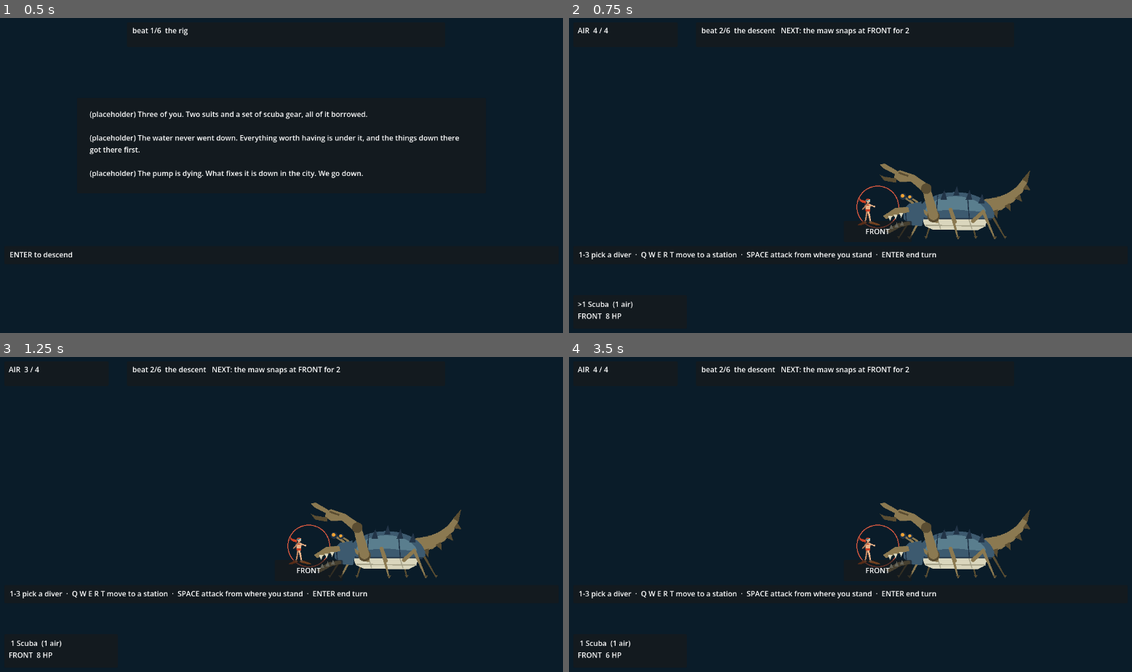
Above: before the commit, frames 1-4 (two rows, left to right).
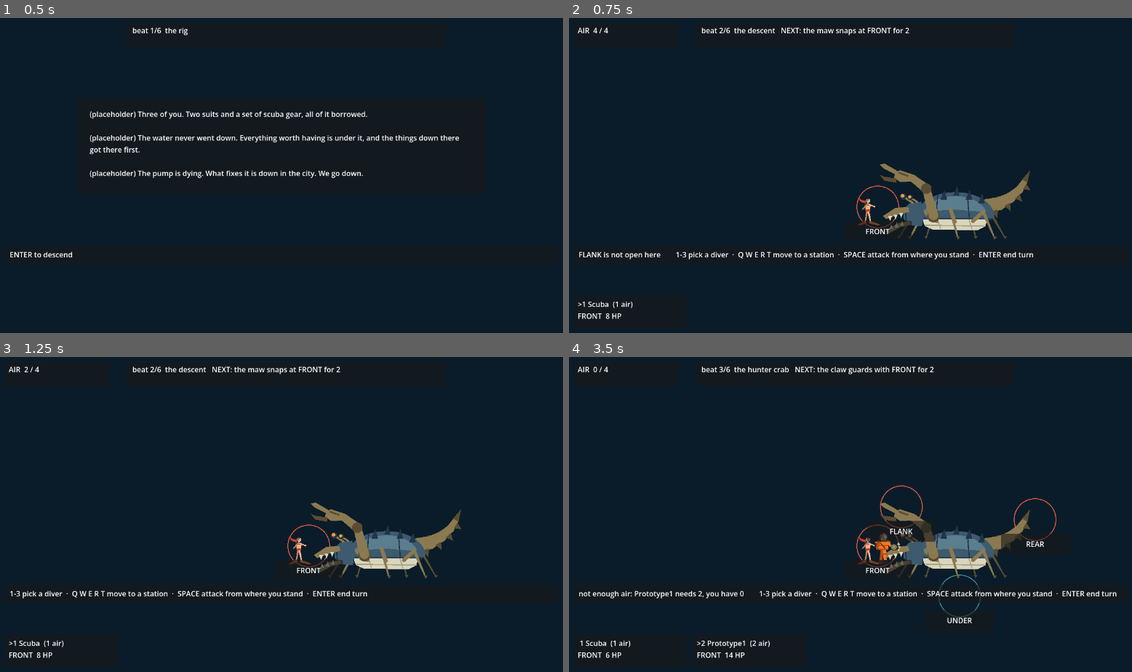
Above: after the commit, the same moments.

Repository: ImmortalDemonGod/salvage
Game: Godot game, scene res://game/main.tscn
Same seed, same stepped clock (60 frames per second), same inputs: the game is played once before the commit and once after it.
Inputs:
- Up to frame 1 (0.5 s): no input
- Up to frame 2 (0.75 s): tap Enter at 0.5 s; hold W from 0.53 s (still down); tap 1 at 0.6 s
- Up to frame 3 (1.25 s): keep holding W; tap Space at 0.77, 1.07 s; tap 2 at 0.8 s
- Up to frame 4 (3.5 s): tap Space at 1.25, 1.52, 1.82, 2.75, 3.02, 3.32 s; release W at 1.28 s; tap 2 at 1.35 s; tap 3 at 1.55, 2.1 s; tap Enter at 2 s; hold W from 2.03 s (still down); tap Q at 2.3, 2.85 s; tap E at 3.05 s

Frame 1 is identical in both runs. In frame 2, 0.9% of the frame differs, in the area x 1-83%, y 74-77%; in frame 3, 0.1%; in frame 4, 2.5%, in the area x 1-98%, y 3-96%.

Commit message:
Refused inputs say why, and selection is clamped to the party present

Diff:
--- a/game/main.gd
+++ b/game/main.gd
@@ -35,6 +35,7 @@
 var ui_intent: Label
 var ui_help: Label
 var ui_scene: Label
+var refusal := ""
 
 func _ready() -> void:
 	run = Run.new()
@@ -128,6 +129,13 @@
 	ui_help.offset_left = 12; ui_help.offset_right = -12
 	ui_help.offset_top = 7; ui_help.offset_bottom = -7
 	help_panel.add_child(ui_help)
+
+# Selecting a diver who is not on this dive left NOBODY selected: the party
+# is content and changes per beat, so the index has to be clamped to it.
+func _select(i: int) -> void:
+	if combat == null:
+		return
+	selected = clampi(i, 0, combat.divers.size() - 1)
 
 func _refresh() -> void:
 	if run.puzzle != null:
@@ -199,18 +207,38 @@
 		var mark := ">" if i == selected else " "
 		var state := "DOWN" if d.down else "%s  %d HP" % [Combat.STATION_NAMES[d.station], d.hp]
 		card.get_node("label").text = "%s%d %s  (%d air)\n%s" % [mark, i + 1, d.dname, d.cost, state]
-	ui_help.text = "1-3 pick a diver  ·  Q W E R T move to a station  ·  SPACE attack from where you stand  ·  ENTER end turn"
+	ui_help.text = (refusal + "        ") if refusal != "" else ""
+	ui_help.text += "1-3 pick a diver  ·  Q W E R T move to a station  ·  SPACE attack from where you stand  ·  ENTER end turn"
 	queue_redraw()
 
 # ---- the player's door. The bot calls these same Combat methods. -------
+# A refused input must say WHY. Silence is how a player concludes the game
+# is broken rather than that they cannot afford the action.
 func player_attack() -> bool:
 	var ok := combat.act_attack(selected)
-	if ok: _after()
+	if ok:
+		refusal = ""
+		_after()
+	else:
+		var d = combat.divers[selected]
+		if d.down: refusal = "%s is down" % d.dname
+		elif combat.air < d.cost: refusal = "not enough air: %s needs %d, you have %d" % [d.dname, d.cost, combat.air]
+		elif not combat.can_attack(d): refusal = "nothing to hit from %s" % Combat.STATION_NAMES[d.station]
+		else: refusal = "that action is not available"
+		_refresh()
 	return ok
 
 func player_move(station: int) -> bool:
 	var ok := combat.act_move(selected, station)
-	if ok: _refresh()
+	if ok:
+		refusal = ""
+	else:
+		var d = combat.divers[selected]
+		if not combat.station_open(station): refusal = "%s is not open here" % Combat.STATION_NAMES[station]
+		elif d.station == station: refusal = "%s is already at %s" % [d.dname, Combat.STATION_NAMES[station]]
+		elif combat.air < Combat.MOVE_COST: refusal = "not enough air to move"
+		else: refusal = "that move is not available"
+	_refresh()
 	return ok
 
 func player_end_turn() -> void:
@@ -233,15 +261,15 @@
 	match k:
 		KEY_1:
 			if run.puzzle != null: run.puzzle.toggle(0)
-			else: selected = 0
+			else: _select(0)
 			_refresh()
 		KEY_2:
 			if run.puzzle != null: run.puzzle.toggle(1)
-			else: selected = 1
+			else: _select(1)
 			_refresh()
 		KEY_3:
 			if run.puzzle != null: run.puzzle.toggle(2)
-			else: selected = 2
+			else: _select(2)
 			_refresh()
 		KEY_Q: player_move(Combat.FRONT)
 		KEY_W: player_move(Combat.FLANK)
Not shown, added: sim/puzzle.gd.uid
